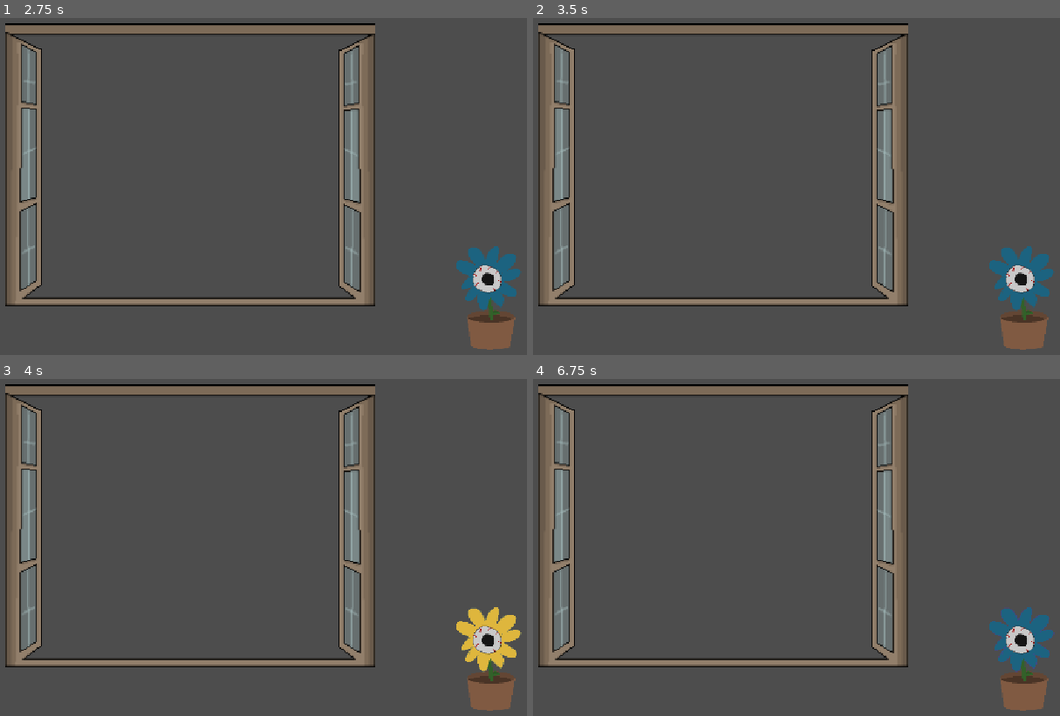
Above: before the commit, frames 1-4 (two rows, left to right).
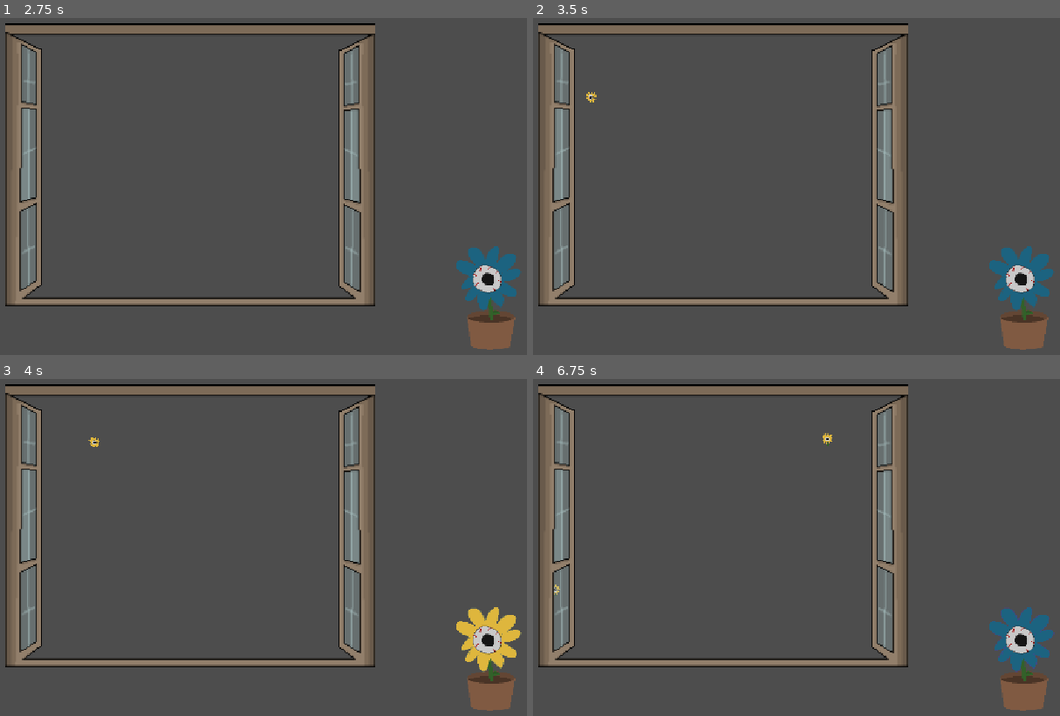
Above: after the commit, the same moments.

Repository: Hbox2000/SaturdayCheese-GameJam
Game: Godot game, scene res://Scenes/game.tscn
Two runs of this game, one before a commit and one after it. Both use one fixed random seed, a clock stepped at 60 frames per second and the inputs below.
Inputs (mouse positions are in pixels of both pictures, inside the frame that each line leads up to):
- Up to frame 1 (2.75 s): tap Enter at 0.5, 2 s; move the mouse to (342, 146) at 0.52 s; hold Right (ui_right) 0.53-1.28 s; tap Space at 1.25 s; move the mouse to (52, 183) at 1.27 s; hold Left (ui_left) 1.28-2.03 s; move the mouse to (258, 78) at 2.02 s; hold Right (ui_right) from 2.03 s (still down)
- Up to frame 2 (3.5 s): tap Space at 2.75 s; move the mouse to (685, 243) at 2.77 s; release Right (ui_right) at 2.78 s; hold Up (ui_up) from 2.78 s (still down)
- Up to frame 3 (4 s): tap Enter at 3.5 s; move the mouse to (400, 584) at 3.52 s; release Up (ui_up) at 3.53 s; hold Left (ui_left) from 3.53 s (still down)
- Up to frame 4 (6.75 s): move the mouse to (outside the picture) at 4.27 s; move the mouse to (759, 523) at 5.02 s; tap Space at 5.75 s; move the mouse to (617, 426) at 5.77 s; release Left (ui_left) at 5.78 s; hold Right (ui_right) 5.78-6.53 s; move the mouse to (875, 507) at 6.52 s; hold Up (ui_up) from 6.53 s (still down)

Frame 1 is identical in both runs. In frame 2, less than 0.1% of the frame differs, in the area x 10-13%, y 21-26%; in frame 3, less than 0.1%; in frame 4, less than 0.1%, in the area x 3-57%, y 16-65%.
Error before the commit: Out of bounds get index '1' (on base: 'Array[plantTextures]') (res://Scripts/cropManager.gd:33)

Commit message:
Confusion

Diff:
--- a/Scenes/net.tscn
+++ b/Scenes/net.tscn
@@ -18,4 +18,3 @@
 shape = SubResource("RectangleShape2D_2ui3f")
 
 [connection signal="area_entered" from="Sprite2D/Area2D" to="." method="_on_area_2d_area_entered"]
-[connection signal="body_entered" from="Sprite2D/Area2D" to="." method="_on_area_2d_body_entered"]
--- a/Scenes/seed.tscn
+++ b/Scenes/seed.tscn
@@ -1,8 +1,15 @@
 [gd_scene format=3 uid="uid://7pllmm3y1gt3"]
 
 [ext_resource type="Script" uid="uid://i8kssggfhn16" path="res://Scripts/seed.gd" id="1_h627t"]
+
+[sub_resource type="RectangleShape2D" id="RectangleShape2D_ime0x"]
 
 [node name="Seed" type="Node2D" unique_id=625082182]
 script = ExtResource("1_h627t")
 
 [node name="Sprite2D" type="Sprite2D" parent="." unique_id=941957744]
+
+[node name="Area2D" type="Area2D" parent="." unique_id=964454859 groups=["seed"]]
+
+[node name="CollisionShape2D" type="CollisionShape2D" parent="Area2D" unique_id=93929356]
+shape = SubResource("RectangleShape2D_ime0x")
--- a/Scripts/net.gd
+++ b/Scripts/net.gd
@@ -1,5 +1,7 @@
 extends Area2D
 var seedScene = load("res://Scenes/seed.tscn")
+
+var seedInv: Node2D = null
 # var inventory : seedScene
 
 # Called when the node enters the scene tree for the first time.
--- a/Scripts/seed.gd
+++ b/Scripts/seed.gd
@@ -12,7 +12,7 @@
 func _ready() -> void:
 	mainPos = position
 	sprite_2d.scale = sprite_2d.scale / 6
-	_seedTextureId = randi_range(0, cropManager.maxSeedCount())
+	_seedTextureId = randi_range(0, cropManager.maxSeedCount() - 1)
 	sprite_2d.texture = getTexture() # this will error until the seed manager is implemented
 
 # Called every frame. 'delta' is the elapsed time since the previous frame.
--- a/Scripts/tool.gd
+++ b/Scripts/tool.gd
@@ -21,5 +21,7 @@
 func Use() -> void:
 	pass
 
-# func _on_area_2d_body_entered(body: Node2D) -> void:
-#	pass # Replace with function body.
+
+func _on_area_2d_area_entered(area: Area2D) -> void:
+	if area.is_in_group("seed"):
+		pass
--- a/project.godot
+++ b/project.godot
@@ -23,6 +23,10 @@
 window/stretch/mode="canvas_items"
 window/stretch/aspect="expand"
 
+[global_group]
+
+seed=""
+
 [physics]
 
 3d/physics_engine="Jolt Physics"
